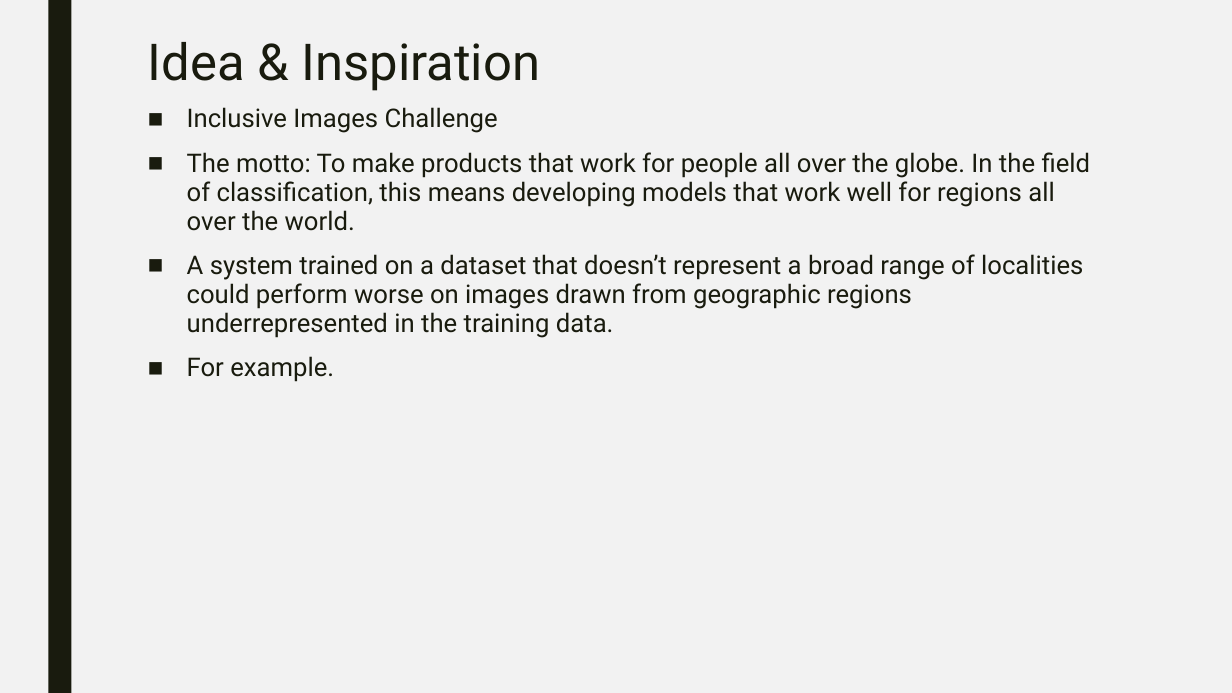
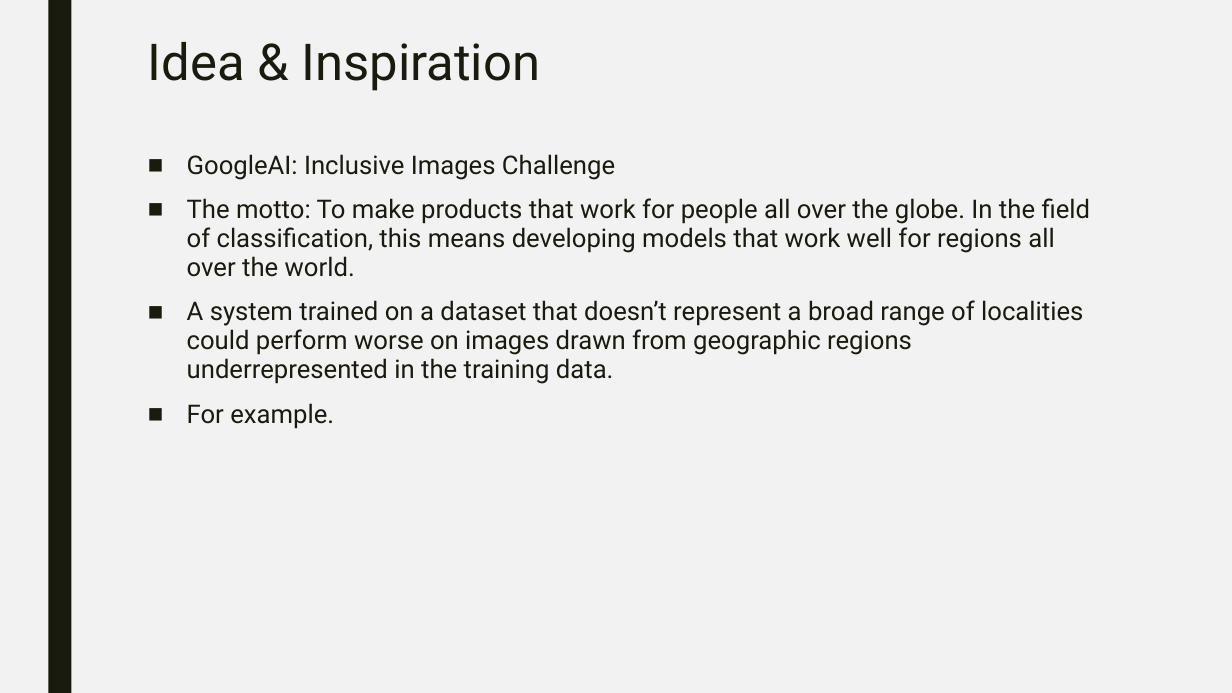
Before and after one commit to aadishjoshi/UniversalOpenImagePredictor, a slide deck: slide 2 of 01 Presentation/UniversalOpenImagePredictor.pptx. Drawn at 1232x693 pixels with LibreOffice and Linux fonts; fonts in the diff are those of the drawing. Boxes give left, top, right and bottom in pixels: in the first picture for what was removed or moved away, otherwise in the second. Text is boxed around its words. In the diff, an @@ line names an element or a change of style, - is before the commit and + after.

```diff
--- a/01 Presentation/UniversalOpenImagePredictor.pptx
+++ b/01 Presentation/UniversalOpenImagePredictor.pptx
@@ text at (187,154,615,180): text changed @@
-■ Inclusive Images Challenge
+■ GoogleAI: Inclusive Images Challenge
```
Also in this commit, not shown: 3 other slides changed, 2 slides added, 1 other file.
